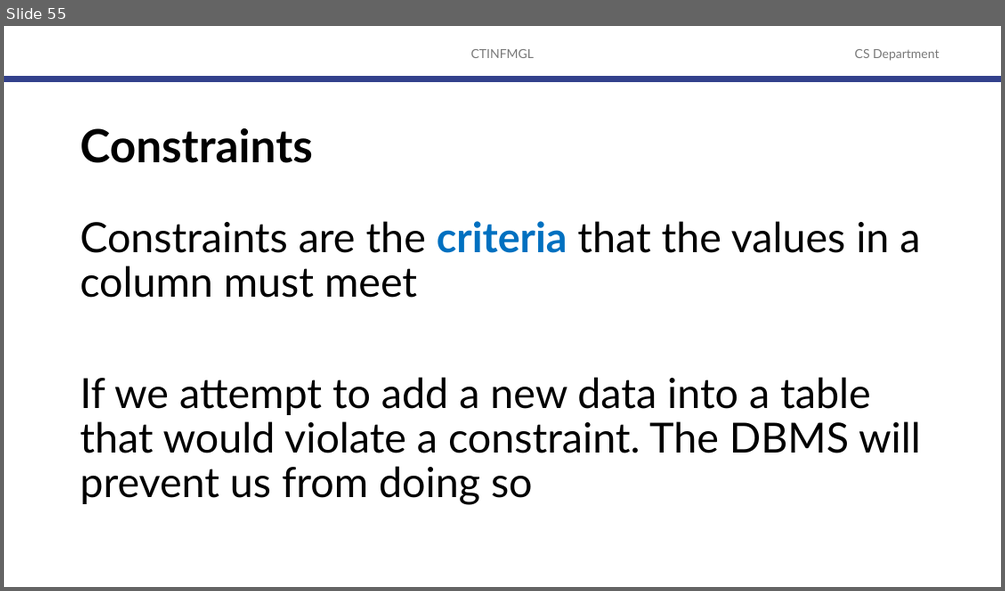
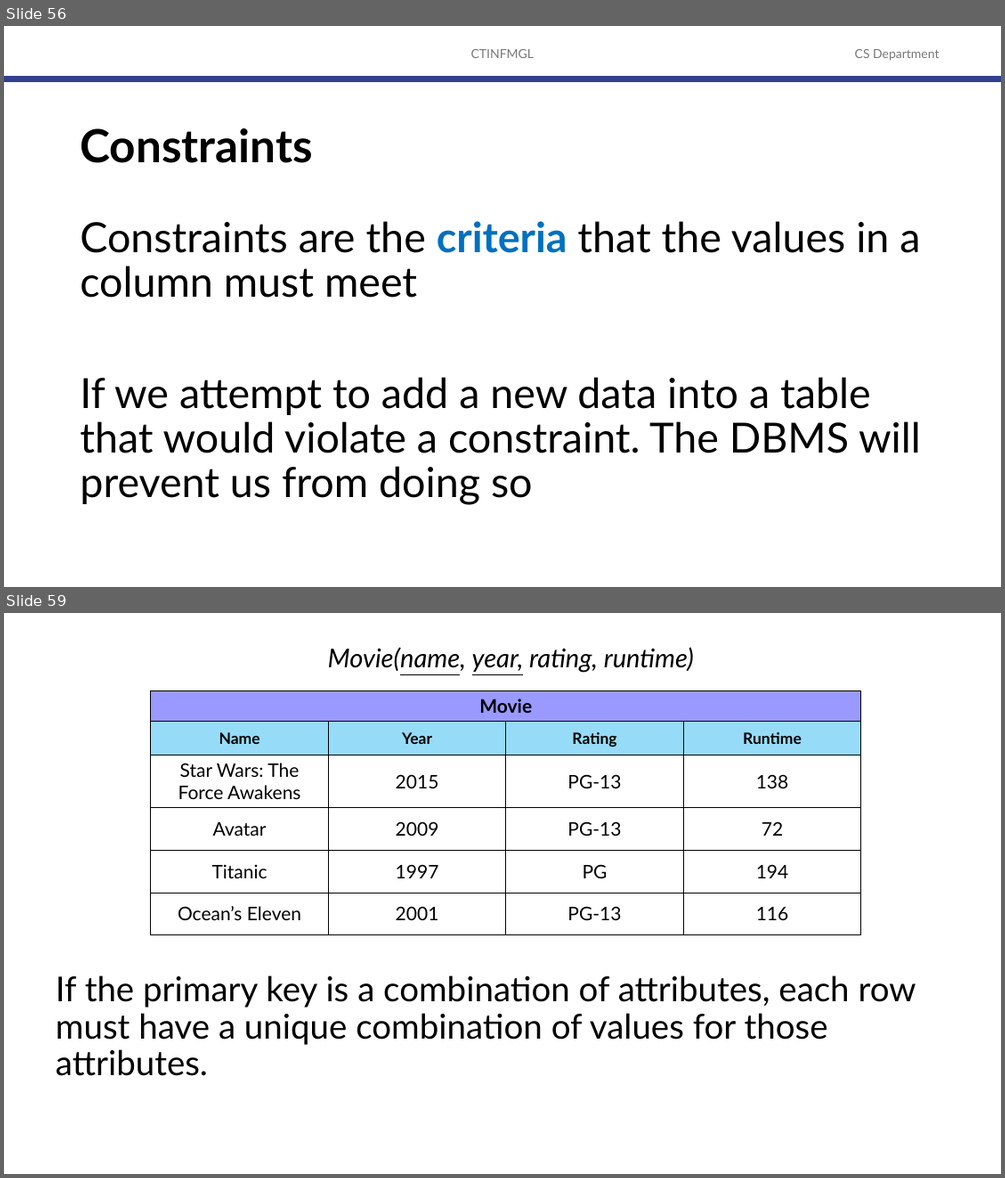
Before and after one commit to robitussin/CTINFMGL, a slide deck: 03 - The Relational Database Model/The Relational Model.pptx. Shown one above the other, each under a label of ours: slide 55 before the commit, slides 56 and 59 after it; the slides between them are not shown. The pictures are 1005x591 and 1005x1178 pixels, drawn with LibreOffice and Linux fonts; fonts in the diff are those of the drawing; background and template pictures are left out. Boxes give left, top, right and bottom in pixels: in the first picture for what was removed or moved away, otherwise in the second. Text is boxed around its words. In the diff, an @@ line names an element or a change of style, - is before the commit and + after.

```diff
--- a/03 - The Relational Database Model/The Relational Model.pptx
+++ b/03 - The Relational Database Model/The Relational Model.pptx
@@ slide 59 added at (4,613,1001,1174), background #FFFFFF @@
@@ text added at (328,647,694,673), 25 pt, text #000000, italic @@
+Movie(name, year, rating, runtime)
@@ table added at (151,690,863,934), 6 rows, 4 columns @@
+Movie |  |  | 
+Name | Year | Rating | Runtime
+Star Wars: The Force Awakens | 2015 | PG-13 | 138
+Avatar | 2009 | PG-13 | 72
+Titanic | 1997 | PG | 194
+Ocean’s Eleven | 2001 | PG-13 | 116
@@ text added at (56,975,916,1076), 33 pt, text #000000 @@
+If the primary key is a combination of attributes, each row must have a unique combination of values for those attributes.
@@ what was slide 55 is now slide 56 @@
```
Also in this commit, not shown: 5 slides changed, 13 other slides added.
